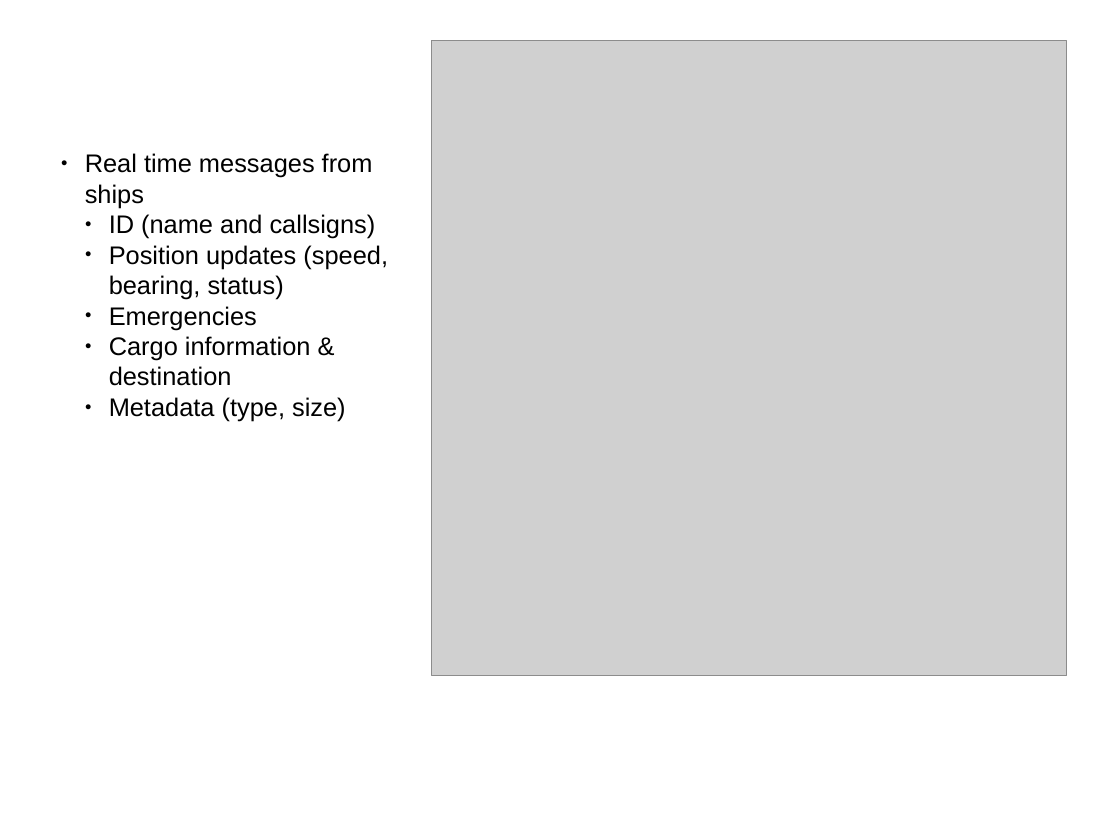
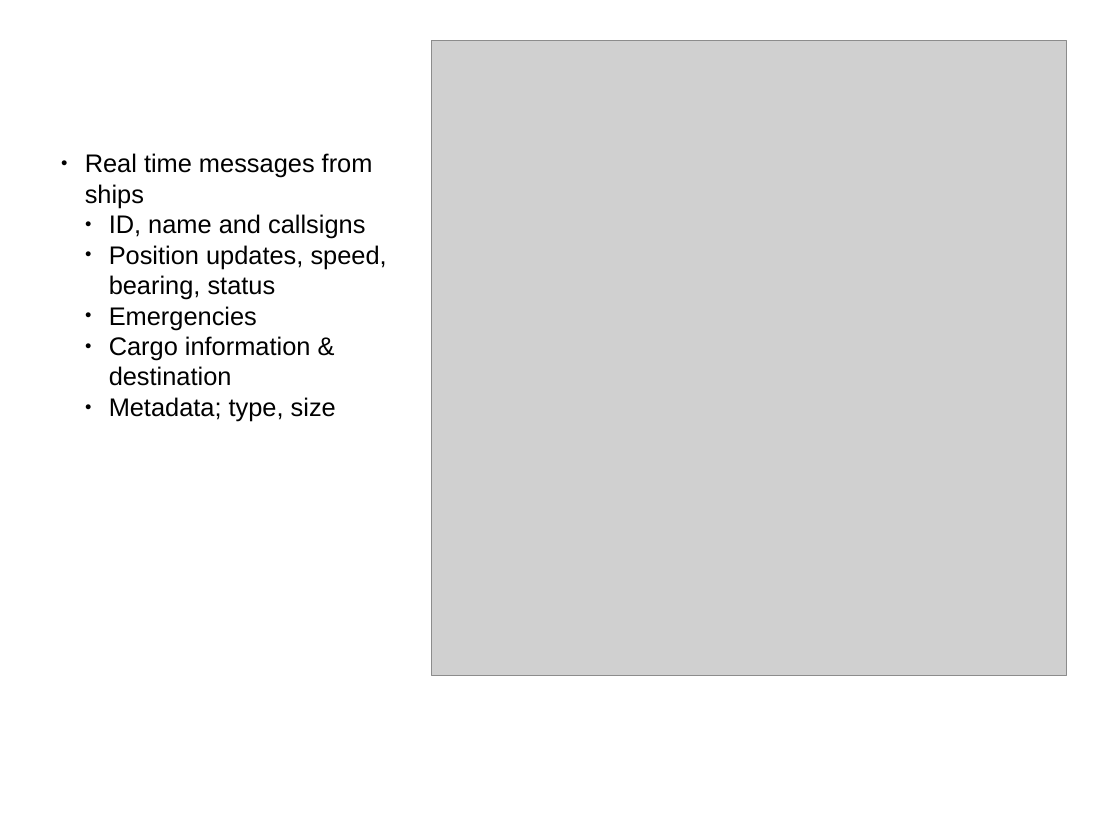
Before and after one commit to sesam-io/ais-integration, a slide deck: slide 4 of ais_bouvet_one.odp. Drawn at 1120x840 pixels with LibreOffice and Linux fonts; fonts in the diff are those of the drawing; grey boxes stand for pictures. Boxes give left, top, right and bottom in pixels: in the first picture for what was removed or moved away, otherwise in the second. Text is boxed around its words. In the diff, an @@ line names an element or a change of style, - is before the commit and + after.

Commit message:
Typo and new version of presentation

```diff
--- a/ais_bouvet_one.odp
+++ b/ais_bouvet_one.odp
@@ text at box(109, 214, 387, 300): text changed @@
-  ● ID (name and callsigns)
-  ● Position updates (speed, bearing, status)
+  ● ID, name and callsigns
+  ● Position updates, speed, bearing, status
@@ text at box(109, 397, 336, 421): text changed @@
-  ● Metadata (type, size)
+  ● Metadata; type, size
```
Also in this commit, not shown: 2 other slides changed, 1 other file.
